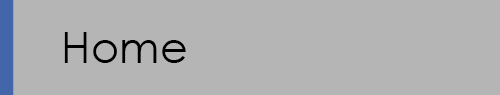
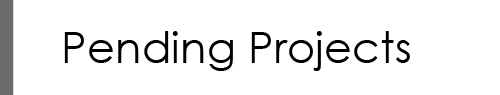
Revision of a layered (500, 95) image; what changed, layer by layer:
renamed "Home" to "Pending Projects", painted on it over box(64, 31, 410, 71)
hid "Layer 0" over box(0, 0, 500, 95)
